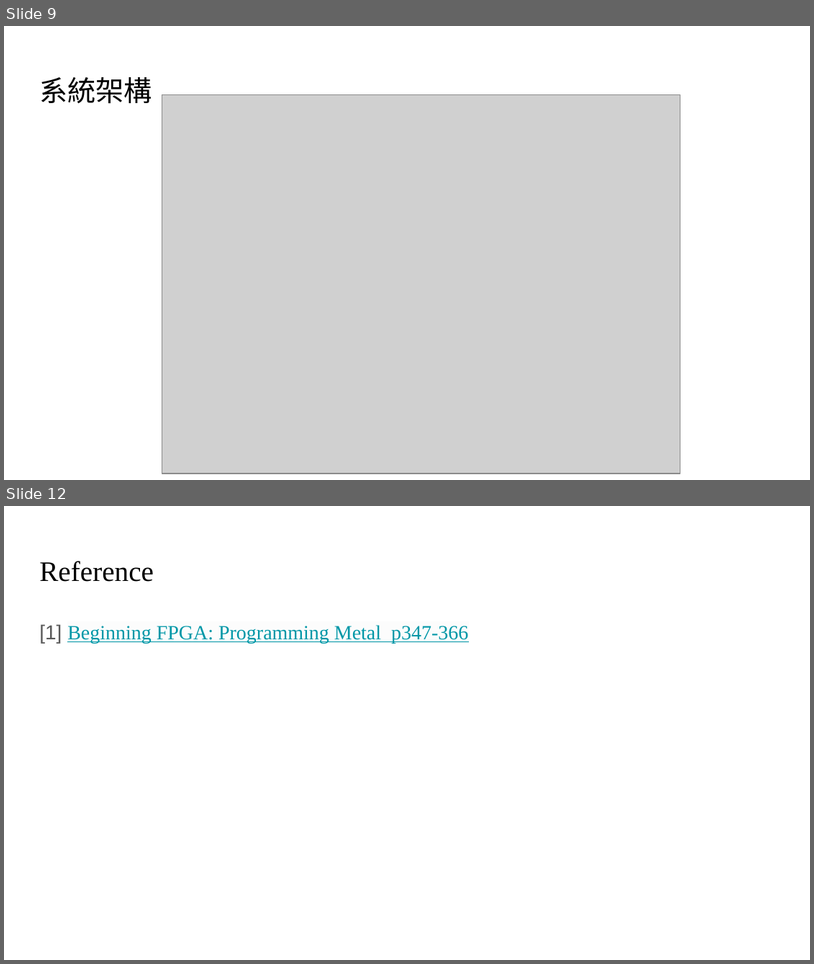
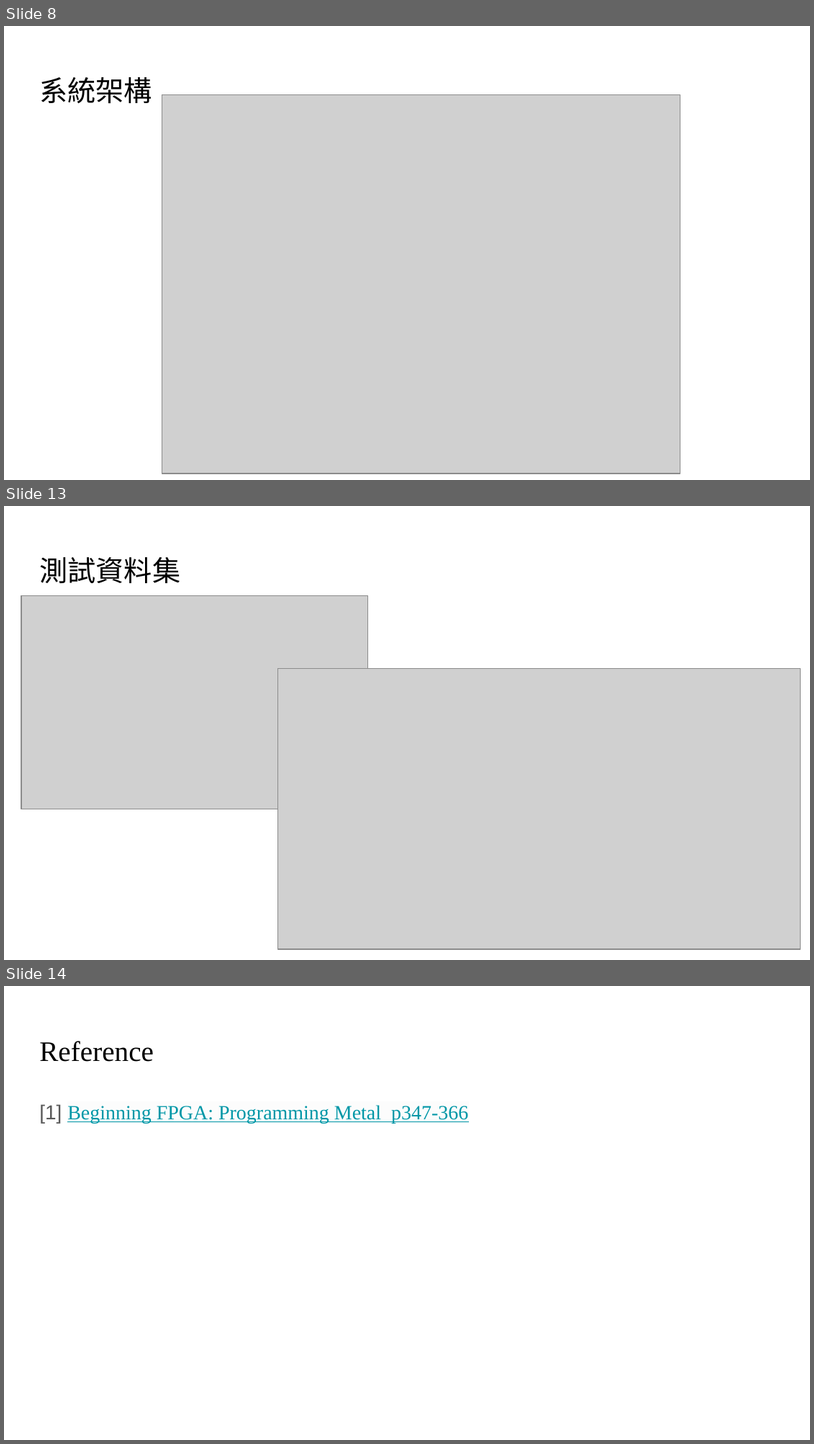
Before and after one commit to jack850208/Image-Process, a slide deck: IC量測誤差檢測系統.pptx. Shown one above the other, each under a label of ours: slides 9 and 12 before the commit, slides 8, 13 and 14 after it; the slides between them are not shown. The pictures are 814x964 and 814x1444 pixels, drawn with LibreOffice and Linux fonts; fonts in the diff are those of the drawing; grey boxes stand for pictures. Boxes give left, top, right and bottom in pixels: in the first picture for what was removed or moved away, otherwise in the second. Text is boxed around its words. In the diff, an @@ line names an element or a change of style, - is before the commit and + after.

Commit message:
內容新增
1. 架構圖
2. 時間規劃表
3. 測試資料集

```diff
--- a/IC量測誤差檢測系統.pptx
+++ b/IC量測誤差檢測系統.pptx
@@ slide 13 added at (4,506,810,960), background #FFFFFF @@
@@ title added at (39,557,180,583), 25.2 pt, text #000000 @@
+測試資料集
@@ picture added at (21,595,368,808) @@
@@ picture added at (278,668,801,949) @@
@@ what was slide 9 is now slide 8 @@
@@ what was slide 12 is now slide 14 @@
```
Also in this commit, not shown: 2 slides changed, 3 other slides added, 2 slides removed.
